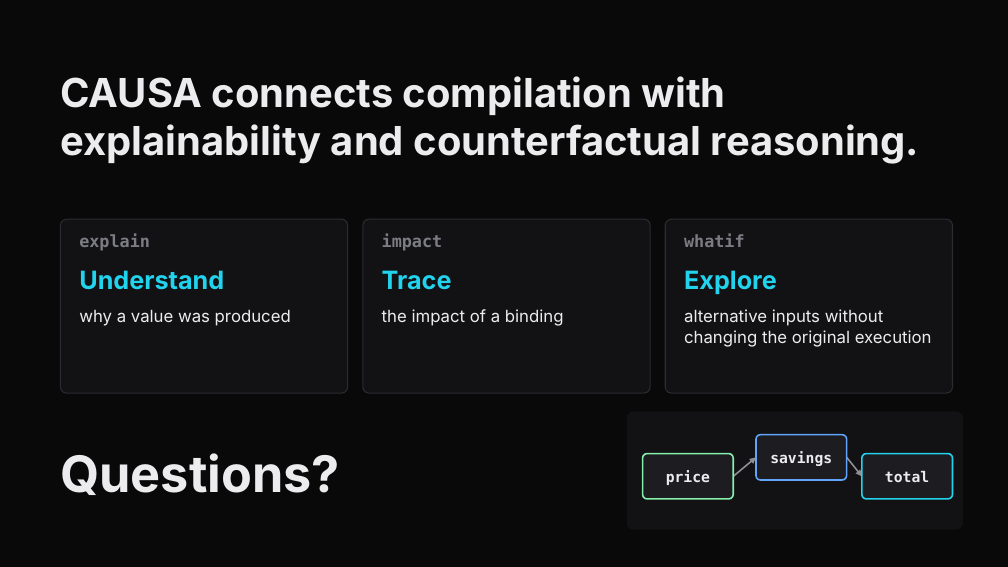
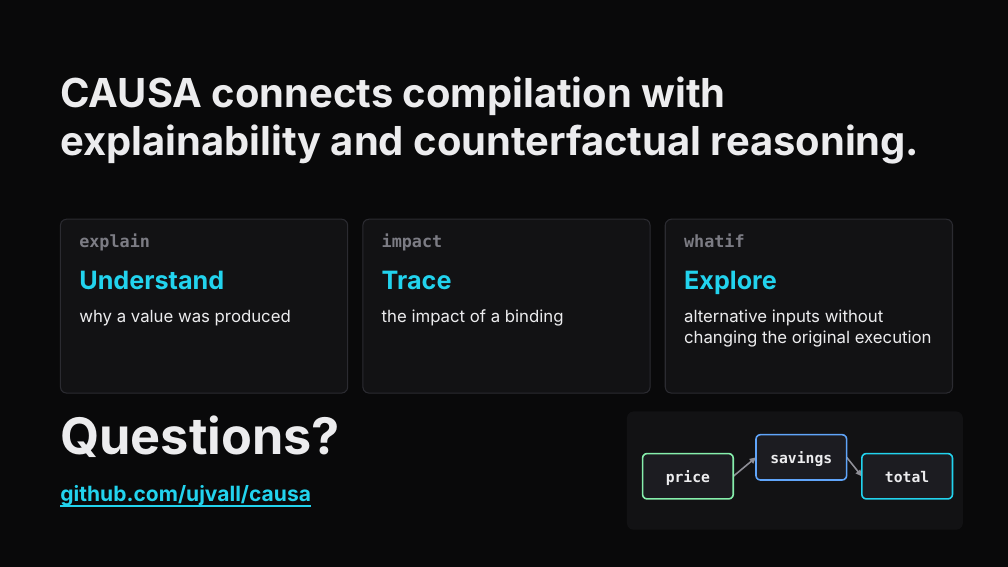
Before and after one commit to ujvall/Causa, a slide deck: slide 20 of presentation/CAUSA_Final_Presentation.pptx (slide 19 before the commit). Drawn at 1008x567 pixels with LibreOffice and Linux fonts; fonts in the diff are those of the drawing. Boxes give left, top, right and bottom in pixels: in the first picture for what was removed or moved away, otherwise in the second. Text is boxed around its words. In the diff, an @@ line names an element or a change of style, - is before the commit and + after.

```diff
--- a/presentation/CAUSA_Final_Presentation.pptx
+++ b/presentation/CAUSA_Final_Presentation.pptx
@@ text "Questions?": place and size @@
-text "Questions?" at (60, 453, 339, 495)
+text "Questions?" at (60, 415, 339, 457)
@@ text added at (60, 485, 311, 506), 20 pt, text #22D3EE, bold, underline @@
+github.com/ujvall/causa
```
Also in this commit, not shown: 1 slide added, 2 other files.
